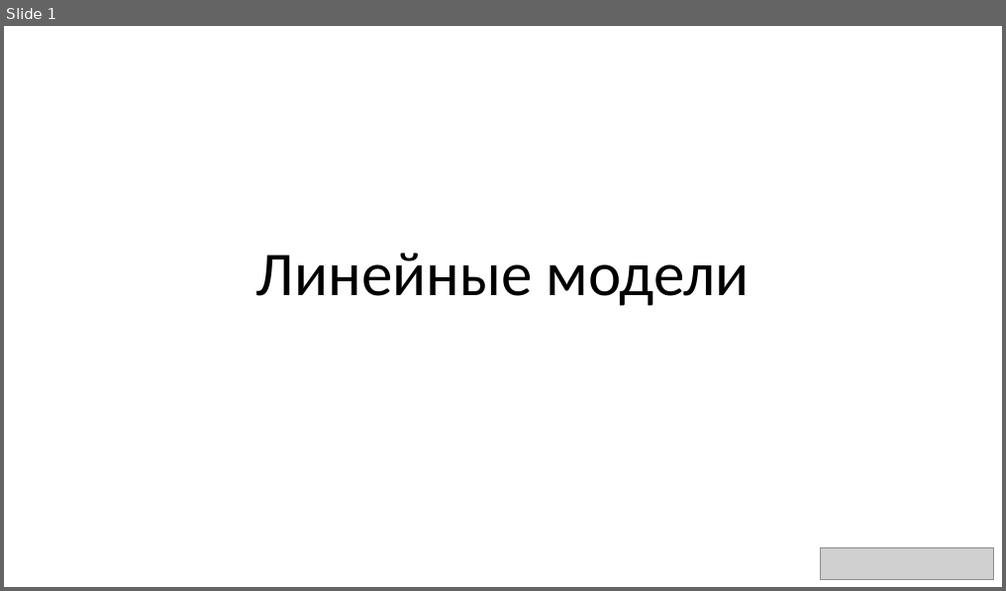
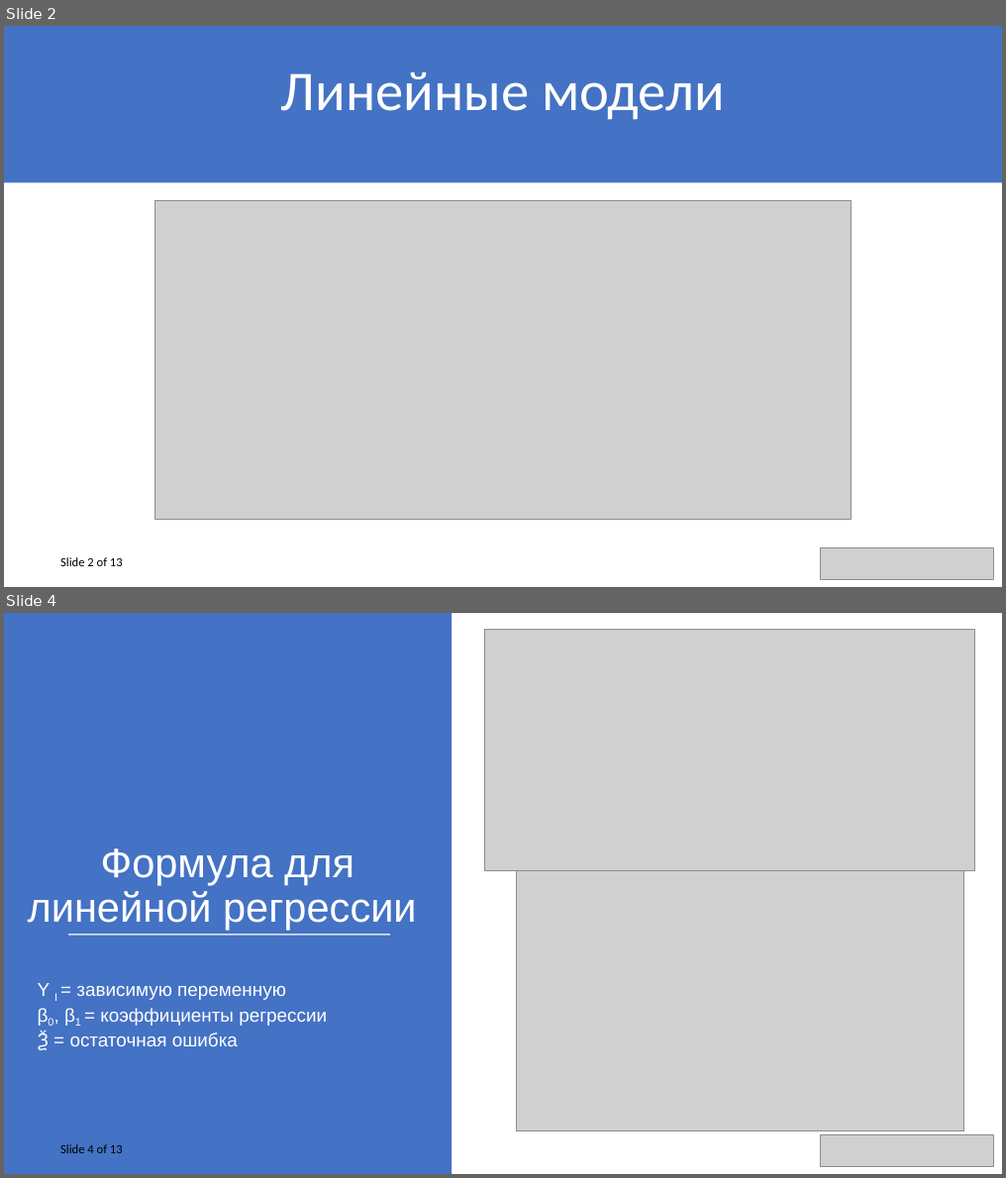
Before and after one commit to Strikoder/Mathmode_UNI_, a slide deck: presentation/Linear models.pptx. Shown one above the other, each under a label of ours: slide 1 before the commit, slides 2 and 4 after it; the slides between them are not shown. The pictures are 1006x591 and 1006x1178 pixels, drawn with LibreOffice and Linux fonts; fonts in the diff are those of the drawing; grey boxes stand for pictures. Boxes give left, top, right and bottom in pixels: in the first picture for what was removed or moved away, otherwise in the second. Text is boxed around its words. In the diff, an @@ line names an element or a change of style, - is before the commit and + after.

```diff
--- a/presentation/Linear models.pptx
+++ b/presentation/Linear models.pptx
@@ slide 4 added at [4, 613, 1002, 1174], background #FFFFFF @@
@@ rectangle added at [4, 613, 451, 1174], fill #4472C4 @@
@@ picture added at [484, 629, 975, 870] @@
@@ title added at [28, 849, 417, 929], 39.6 pt, text #FFFFFF @@
+Формула для линейной регрессии
@@ picture added at [516, 870, 963, 1132] @@
@@ line added from (68, 935) to (390, 935), #FFFFFF 1.5 pt @@
@@ text added at [38, 983, 327, 1051], 18 pt, text #FFFFFF @@
+Y I = зависимую переменную
+β0, β1 = коэффициенты регрессии
+Ѯ = остаточная ошибка
@@ text added at [60, 1145, 123, 1154], 12 pt, text #000000 @@
+Slide 4 of 13
@@ picture added at [820, 1135, 994, 1166] @@
@@ what was slide 1 is now slide 2 @@
@@ slide 2 changed as well @@
@@ rectangle added at [4, 26, 1002, 182], fill #4472C4 @@
@@ title "Линейные модели": place and size @@
-title "Линейные модели" at [256, 253, 749, 306]
+title "Линейные модели" at [281, 72, 725, 120]
@@ title "Линейные модели" at [281, 72, 725, 120]: size 60 to 54 pt, text colour #000000 to #FFFFFF @@
@@ picture added at [155, 201, 851, 520] @@
@@ text added at [60, 558, 123, 567], 12 pt, text #000000 @@
+Slide 2 of 13
```
Also in this commit, not shown: 11 other slides added, 19 slides removed, 4 other files.
